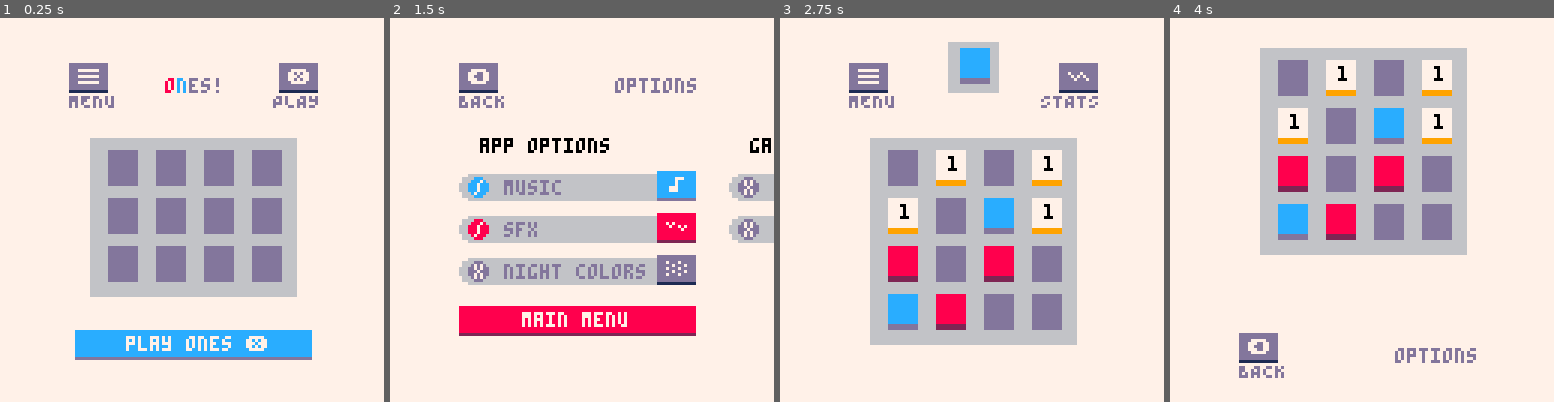
Above: before the commit, frames 1-4 (left to right).
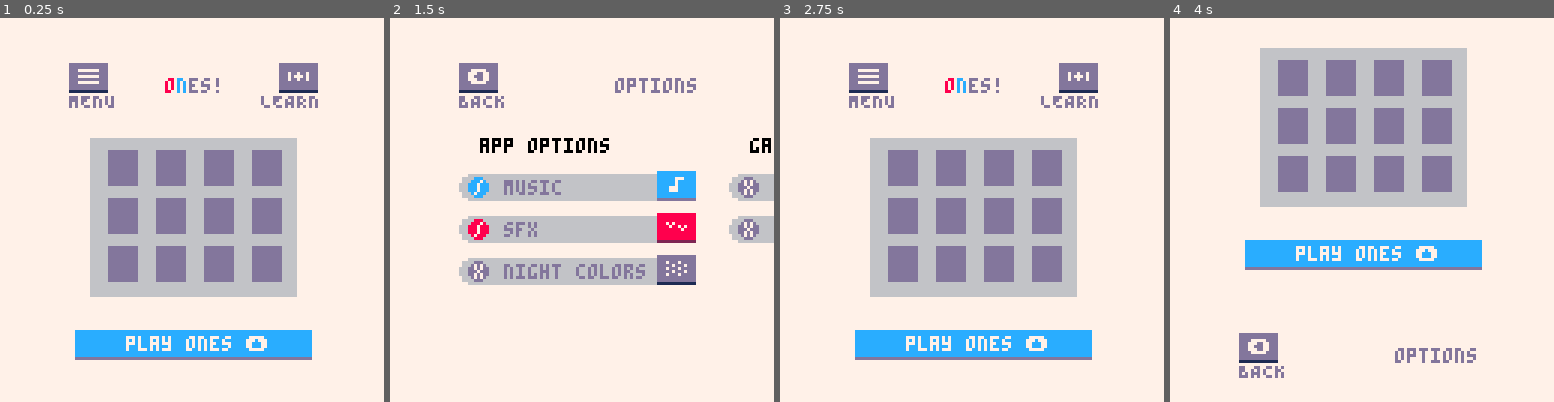
Above: after the commit, the same moments.

Repository: qualiaa/ones
Game: PICO-8 cartridge ones.p8
Same seed, same stepped clock (60 frames per second), same inputs: the game is played once before the commit and once after it.
Inputs:
- Up to frame 1 (0.25 s): no input
- Up to frame 2 (1.5 s): tap X (X key) at 0.33, 1.07 s; tap O (Z key) at 0.7 s
- Up to frame 3 (2.75 s): hold Right 1.6-2.1 s; tap O (Z key) at 1.7, 2.1, 2.5 s; tap X (X key) at 1.85 s; hold Up 2.15-2.42 s; hold Right from 2.47 s (still down)
- Up to frame 4 (4 s): tap O (Z key) at 2.9, 3.3, 3.7 s; tap X (X key) at 2.97 s; release Right at 3.03 s; hold Left 3.08-3.58 s; hold Down 3.63-3.97 s

The runs differ from the first frame. In frame 1, 0.3% of the frame differs, in the area x 65-83%, y 13-86%; in frame 2, 4.3%; in frame 3, 16%, in the area x 19-83%, y 6-90%; in frame 4, 14%.

Commit message:
Add tutorial button

Diff:
--- a/ones.p8
+++ b/ones.p8
@@ -1237,6 +1237,8 @@
   transition.init(menu, titlescreen, 0, 1)
   --menu.init()
  elseif btnp(5) then
+  load("ones-tut.p8", "back to title")
+ elseif btnp(⬆️) then
   btnsfx()
   play.init()
  end
@@ -1263,11 +1265,11 @@
 
  draw_grid(titlescreen.grid)
 
- draw_long_boy({text="play ones ❎"},
+ draw_long_boy({text="play ones ⬆️"},
    32,104,true)
 
  draw_top_buttons("MENU","▤",
-                  "PLAY","❎")
+                  "LEARN",0)
 end
 
 -->8
@@ -1434,10 +1436,14 @@
  local w = long and 78 or 12
  rectfill(x,y,x+w,y+8,c1)
  line(x,y+9,x+w,y+9,c2)
- if long then
-   printc(i,x+w/2,y+2,scheme.btn_txt)
+ if type(i) == "string" then
+  if long then
+    printc(i,x+w/2,y+2,scheme.btn_txt)
+  else
+    print(i,x+3,y+2,scheme.btn_txt)
+  end
  else
-   print(i,x+3,y+2,scheme.btn_txt)
+  spr(i,x+2,y+1)
  end
 end
 
Not shown, changed: 266 lines of the sprite sheet (__gfx__) section of ones.p8
